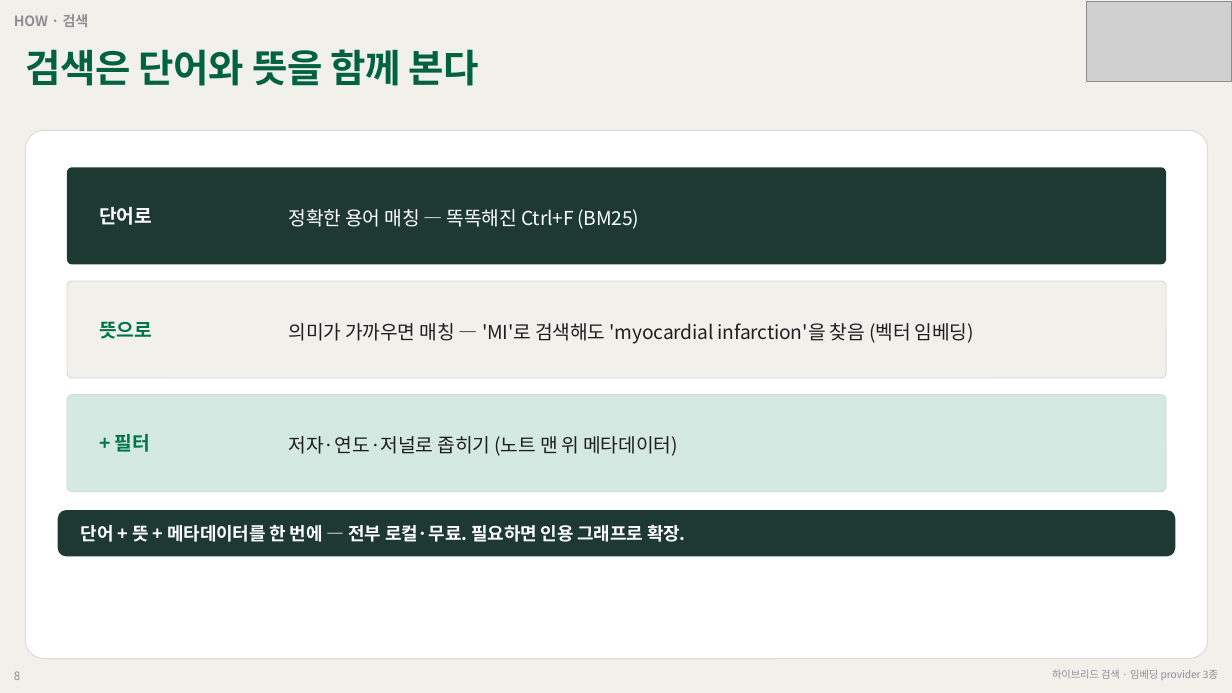
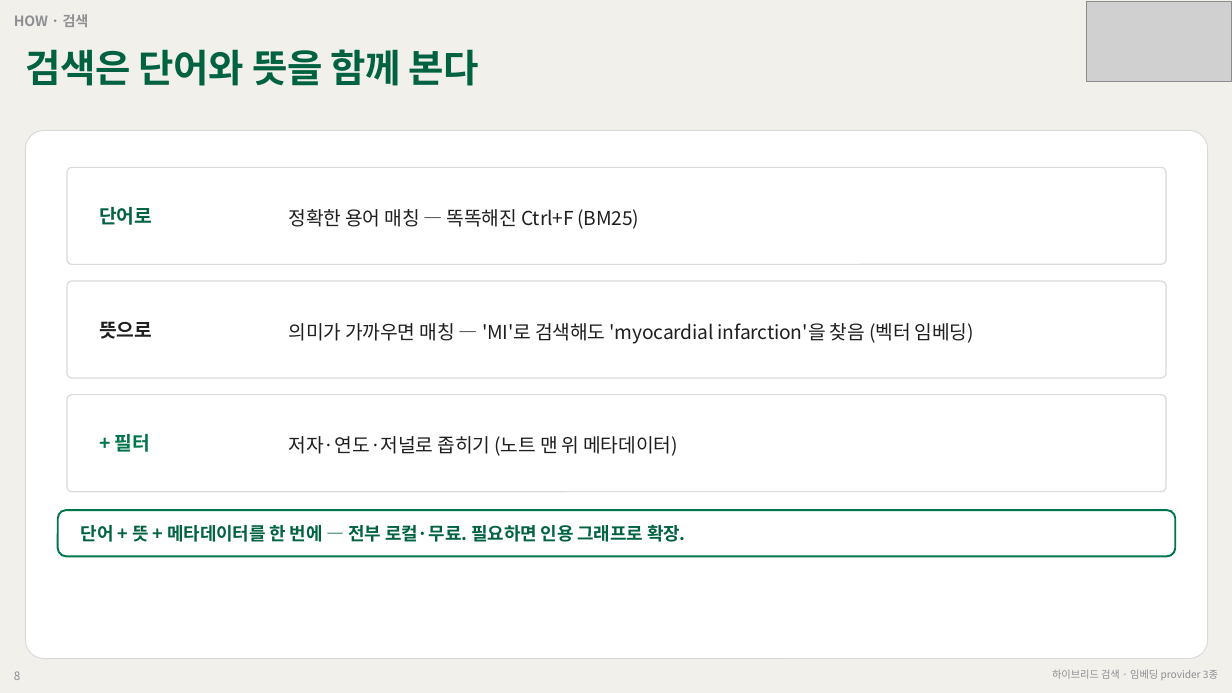
Before and after one commit to grotyx/rag-obsidian, a slide deck: slide 8 of presentation/rag_obsidian_deck.pptx. Drawn at 1232x693 pixels with LibreOffice and Linux fonts; fonts in the diff are those of the drawing; grey boxes stand for pictures. Boxes give left, top, right and bottom in pixels: in the first picture for what was removed or moved away, otherwise in the second. Text is boxed around its words. In the diff, an @@ line names an element or a change of style, - is before the commit and + after.

```diff
--- a/presentation/rag_obsidian_deck.pptx
+++ b/presentation/rag_obsidian_deck.pptx
@@ rounded rectangle at (67, 167, 1166, 264): fill #1E3932 to none; outline none to #D9D9D9 0.9 pt @@
@@ text "단어로" at (99, 207, 152, 225): text colour #FFFFFF to #006241 @@
@@ text "정확한 용어 매칭 — 똑똑해진 ..." at (289, 209, 640, 229): text colour #FFFFFF to #1F1F1F @@
@@ rounded rectangle at (67, 281, 1166, 378): fill #F2F0EB to none; outline #D9D9D9 0.75 pt to #D9D9D9 0.9 pt @@
@@ text "뜻으로" at (99, 321, 152, 339): text colour #00754A to #1F1F1F @@
@@ rounded rectangle at (67, 395, 1166, 492): fill #D4E9E2 to none; outline #D9D9D9 0.75 pt to #D9D9D9 0.9 pt @@
@@ rounded rectangle at (58, 510, 1176, 556): fill #1E3932 to none; outline none to #00754A 1.5 pt @@
@@ text "단어 + 뜻 + 메타데이터를 ..." at (81, 524, 686, 542): text colour #FFFFFF to #006241 @@
```
Also in this commit, not shown: 13 other slides changed, 3 slides added, 1 slide removed, 5 other files.
